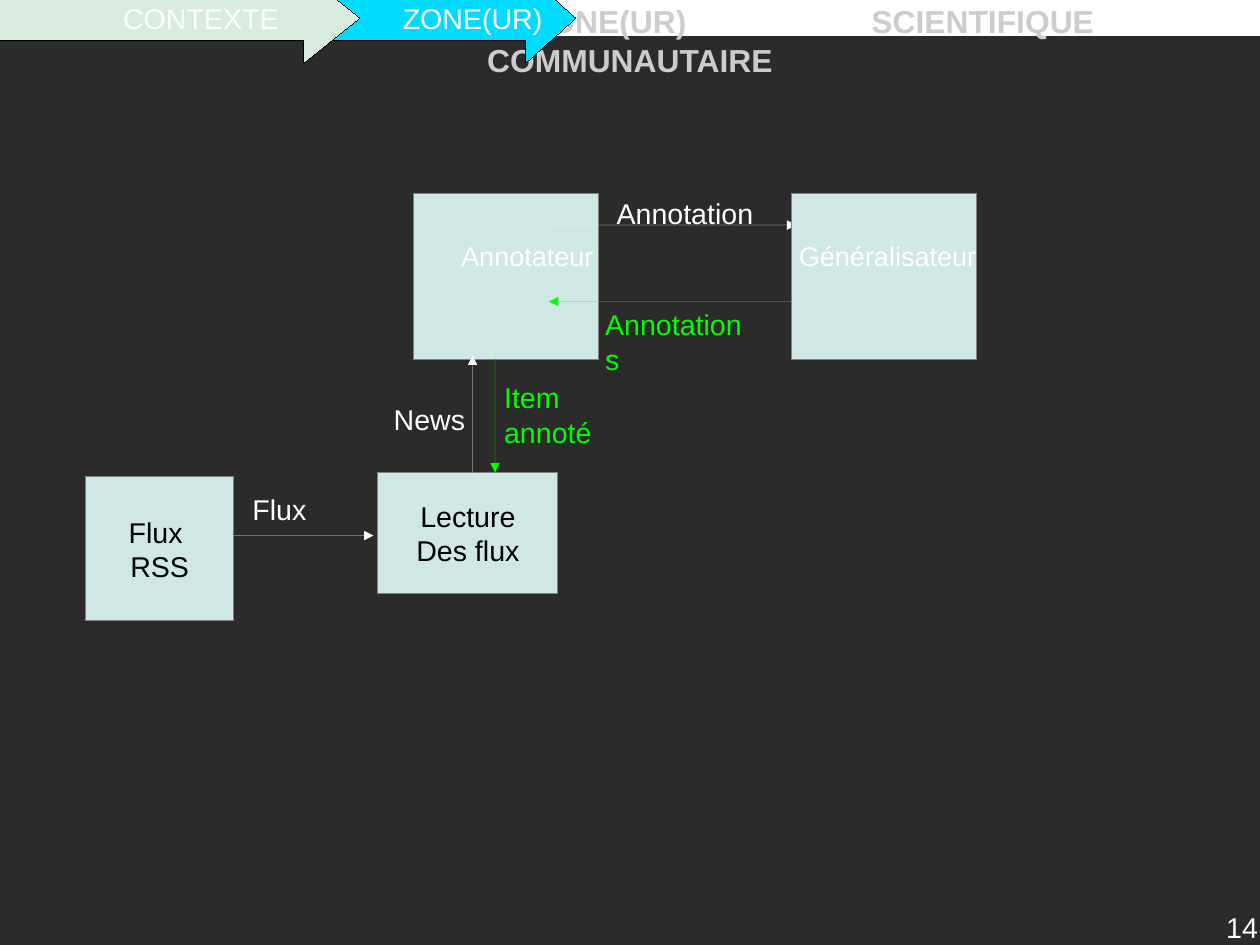
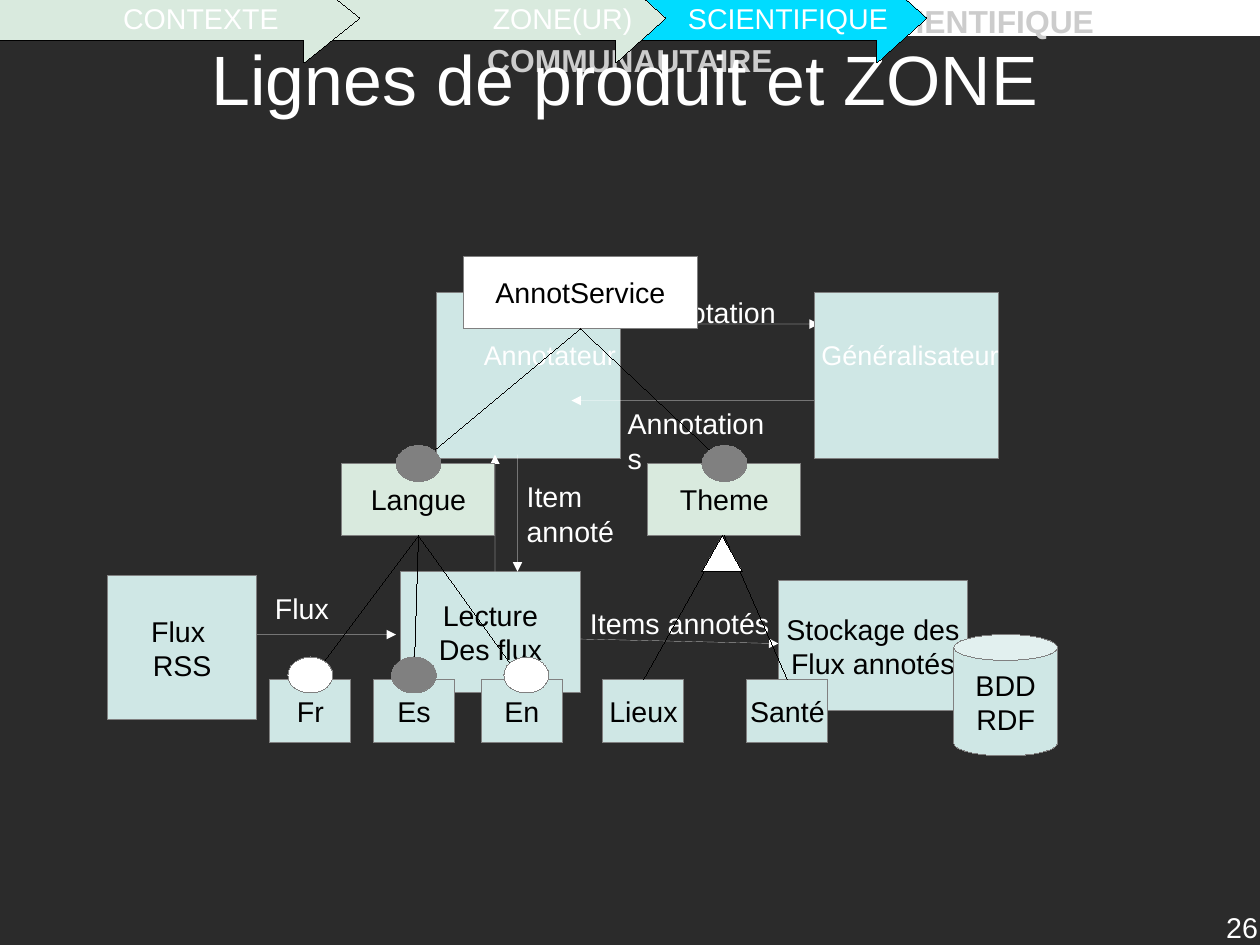
Before and after one commit to descl/ZONE, a slide deck: slide 26 of Rapport/presentation.odp (slide 14 before the commit). Drawn at 1260x945 pixels with LibreOffice and Linux fonts; fonts in the diff are those of the drawing; background and template pictures are left out; a plain dark background stands for a picture behind light text. Boxes give left, top, right and bottom in pixels: in the first picture for what was removed or moved away, otherwise in the second. Text is boxed around its words. In the diff, an @@ line names an element or a change of style, - is before the commit and + after.

```diff
--- a/Rapport/presentation.odp
+++ b/Rapport/presentation.odp
@@ right arrow "ZONE(UR)": place and size @@
-right arrow "ZONE(UR)" at box(221, 0, 576, 63)
+right arrow "ZONE(UR)" at box(311, 0, 667, 63)
@@ right arrow "ZONE(UR)" at box(311, 0, 667, 63): fill #00DCFF to #D9EADE @@
@@ right arrow added at box(572, 0, 927, 63), fill #00DCFF, outline #000000 0 pt, 18 pt, text #FFFFFF @@
+SCIENTIFIQUE
@@ title added at box(212, 49, 1038, 118), 44 pt, text #FFFFFF @@
+Lignes de produit et ZONE
@@ 4 texts, 3 rectangles: place and size @@
-4 texts, 3 rectangles at box(86, 203, 846, 621)
+4 texts, 3 rectangles at box(107, 301, 869, 720)
@@ arrow (820, 400) - (572, 400): stroke #00FF00 0 pt to #FFFFFF 0 pt @@
@@ text "Annotations" at box(616, 400, 789, 476): text colour #00FF00 to #FFFFFF @@
@@ text "Item annoté" at box(527, 487, 614, 543): text colour #00FF00 to #FFFFFF @@
@@ 5 arrows, 3 texts, 3 rectangles: place and size @@
-5 arrows, 3 texts, 3 rectangles at box(216, 193, 976, 536)
+5 arrows, 3 texts, 3 rectangles at box(239, 293, 999, 635)
@@ arrow (518, 455) - (518, 572): stroke #00FF00 0 pt to #FFFFFF 0 pt @@
@@ group added at box(270, 256, 829, 742): 8 rectangles, 7 lines, 5 ellipses, 1 triangle @@
+AnnotService
+Langue
+Theme
+Fr
+Es
+En
+Lieux
+Santé
@@ group added at box(581, 581, 1059, 756): 1 rectangle, 1 cylinder, 1 arrow, 1 text @@
+Stockage des
+Flux annotés
+BDD
+RDF
+Items annotés
@@ page number at box(1226, 918, 1258, 939): text changed @@
-14
+26
```
Also in this commit, not shown: 17 other slides changed, 2 slides added, 3 slides removed, 4 other files.
